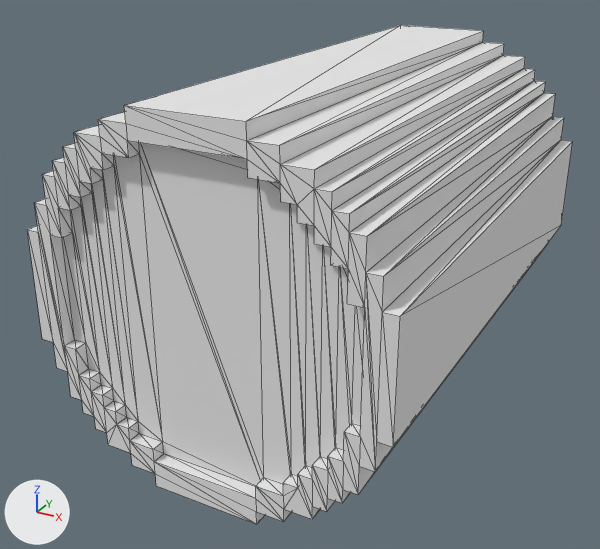
Two versions of the OBJ model Assets/spot.obj, one commit apart.
Rendered twice from a 50 mm lens placed at (26.8, -55.8, 43.0), pointed at (-2.2, -2.9, 16.6). The axes (+X, +Y, +Z) are drawn at lower left. The lights are the same throughout. Mesh edges are drawn as thin lines. Where no turn or scale is listed for an object, it has been applied to the vertices. Vertices at the same position are counted once.

Objects in the first picture: 'spot'.
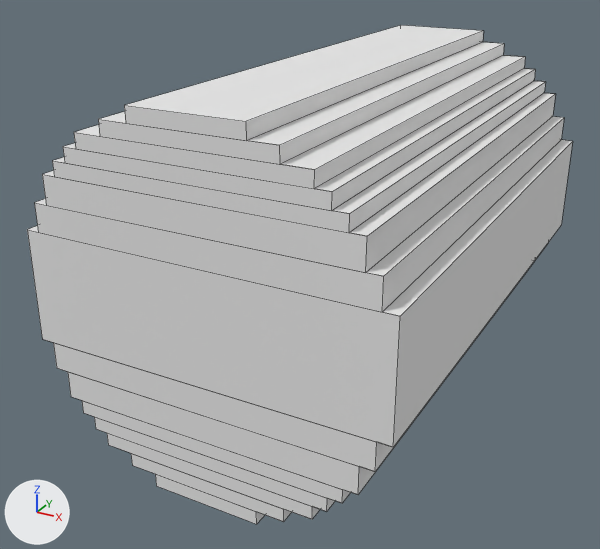
What differs and where, as boxes (x1, y1, x2, y2) in the pictures (600 x 549 px):
part 1 of me_spot, deleted: before (35, 105, 375, 524)

The edits, one by one:
me_spot is used by ob_spot; location (0.0, 0.0, 0.0).
me_spot had 224 vertices, 444 faces and spanned x -13.0..13.0, y -20.0..20.0, z 7.0..33.0.
me_spot now has 228 vertices, 170 faces and spans x -13.0..13.0, y -20.0..20.0, z 7.0..33.0.
me_spot part 1: 104 vertices removed from x -11.0..11.0, y -20.0..-19.0, z 9.0..31.0.
